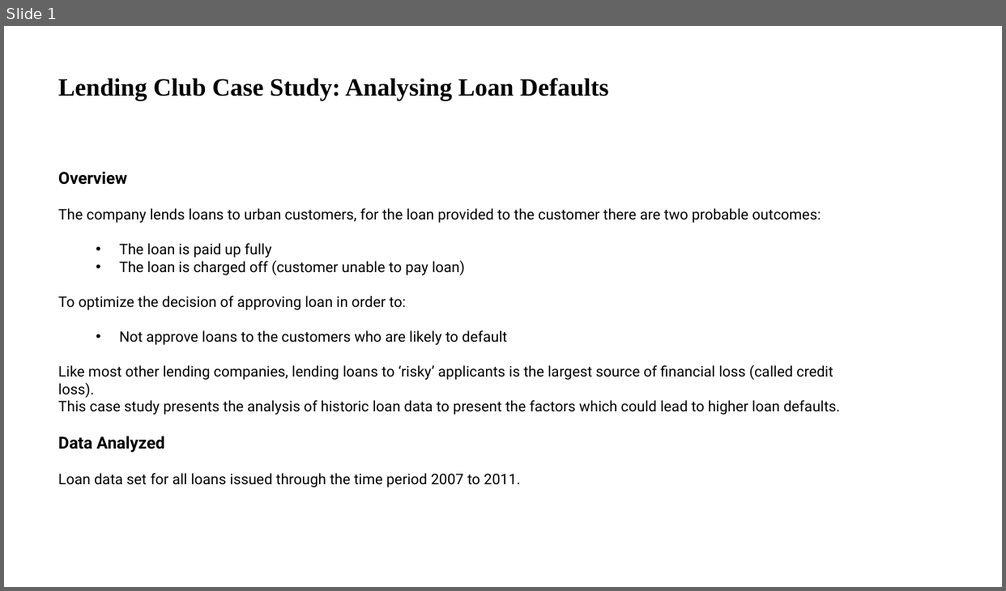
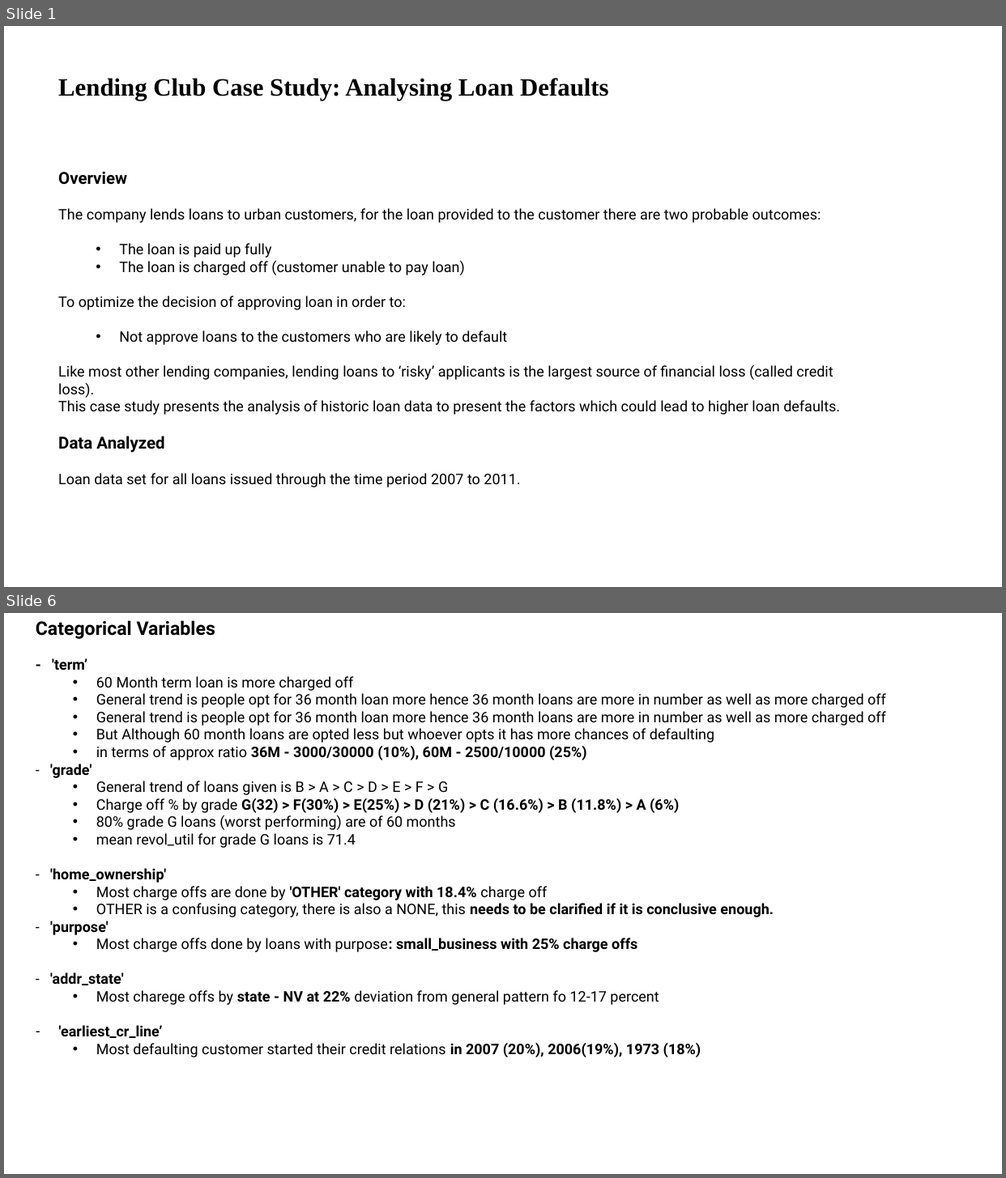
Before and after one commit to VFulara/LendingClubCaseStudy, a slide deck: Presentation.pptx. Shown one above the other, each under a label of ours: slide 1 before the commit, slides 1 and 6 after it; the slides between them are not shown. The pictures are 1006x591 and 1006x1178 pixels, drawn with LibreOffice and Linux fonts; fonts in the diff are those of the drawing. Boxes give left, top, right and bottom in pixels: in the first picture for what was removed or moved away, otherwise in the second. Text is boxed around its words. In the diff, an @@ line names an element or a change of style, - is before the commit and + after.

```diff
--- a/Presentation.pptx
+++ b/Presentation.pptx
@@ slide 6 added at (4, 613, 1002, 1174), background #FFFFFF @@
@@ text added at (36, 620, 215, 639), 18 pt, text #000000, bold @@
+Categorical Variables
@@ text added at (50, 658, 886, 1058), 14 pt, text #000000 @@
+- 'term’
+  • 60 Month term loan is more charged off
+  • General trend is people opt for 36 month loan more hence 36 month loans are more in number as well as more charged off
+  • General trend is people opt for 36 month loan more hence 36 month loans are more in number as well as more charged off
+  • But Although 60 month loans are opted less but whoever opts it has more chances of defaulting
+  • in terms of approx ratio 36M - 3000/30000 (10%), 60M - 2500/10000 (25%)
+- 'grade'
+  • General trend of loans given is B > A > C > D > E > F > G
+  • Charge off % by grade G(32) > F(30%) > E(25%) > D (21%) > C (16.6%) > B (11.8%) > A (6%)
+  • 80% grade G loans (worst performing) are of 60 months
+  • mean revol_util for grade G loans is 71.4
+- 'home_ownership'
+  • Most charge offs are done by 'OTHER' category with 18.4% charge off
+  • OTHER is a confusing category, there is also a NONE, this needs to be clarified if it is conclusive enough.
+- 'purpose'
+  • Most charge offs done by loans with purpose: small_business with 25% charge offs
+- 'addr_state'
+  • Most charege offs by state - NV at 22% deviation from general pattern fo 12-17 percent
+– 'earliest_cr_line’
+  • Most defaulting customer started their credit relations in 2007 (20%), 2006(19%), 1973 (18%)
```
Also in this commit, not shown: 1 slide changed, 7 other slides added, 1 slide removed, 1 other file.
